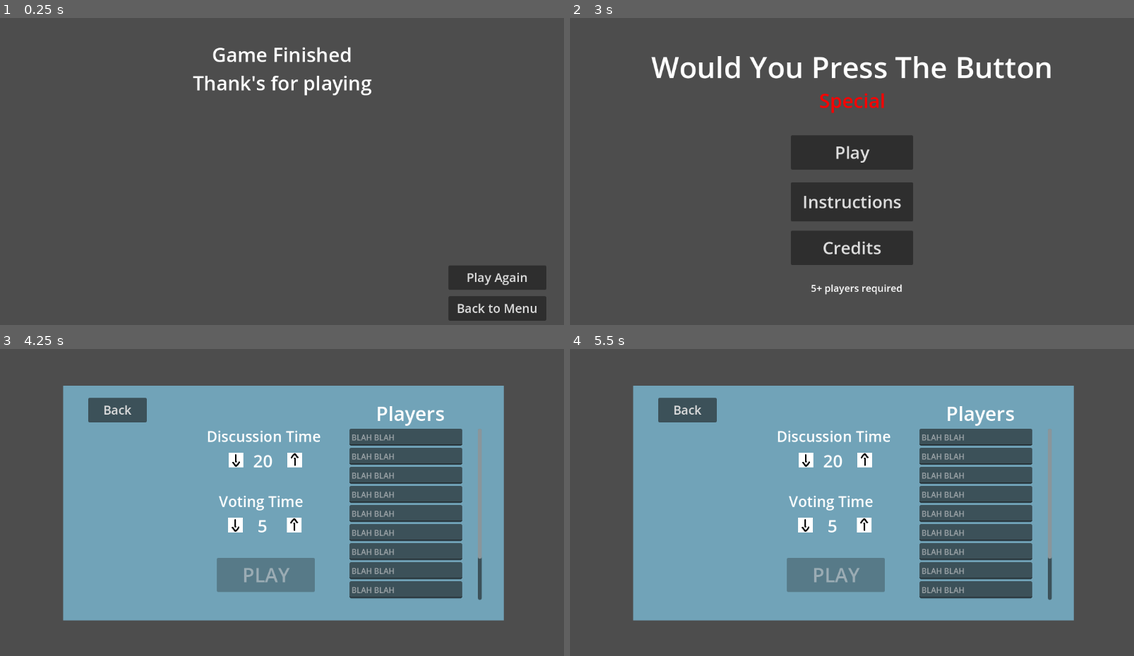
Above: before the commit, frames 1-4 (two rows, left to right).
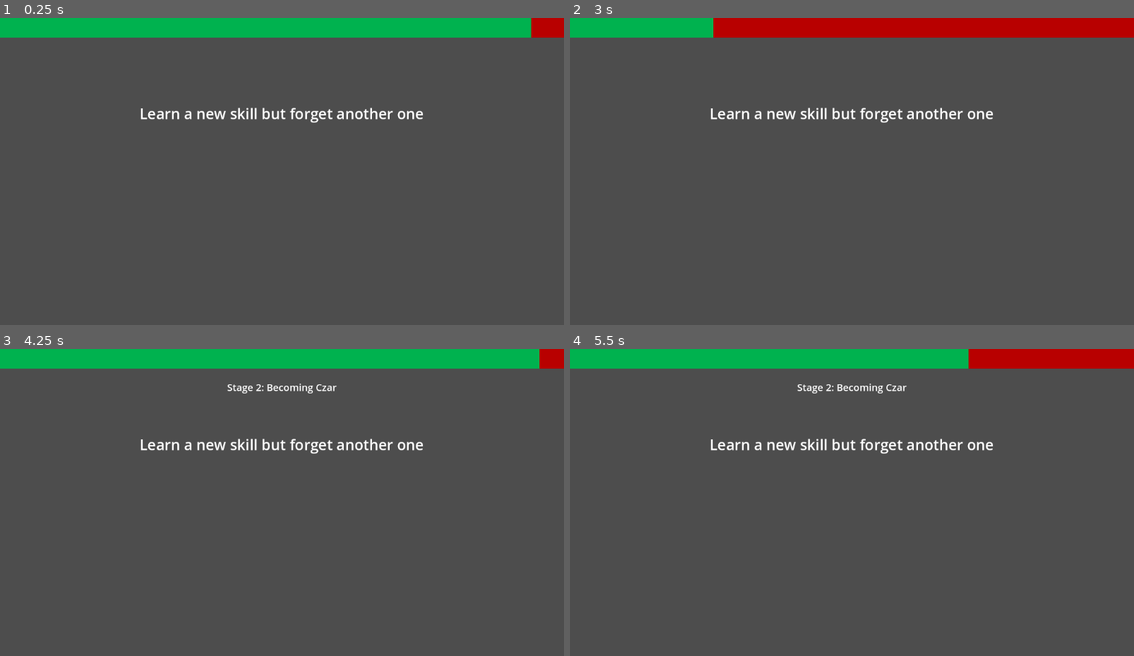
Above: after the commit, the same moments.

Repository: Beepered/WouldYouPressTheButton-Special
Game: Godot game, scene res://scenes/PlayScene.tscn
The game is run twice, just before and just after one commit, with the same random seed, the same clock (stepped at 60 frames per second) and the same inputs. This scene is started directly instead of the project's main scene.
Inputs (mouse positions are in pixels of both pictures, inside the frame that each line leads up to):
- Up to frame 1 (0.25 s): no input
- Up to frame 2 (3 s): click (1066, 278) at 0.5 s, where only the run before the commit has a clickable "Play Again"; click (1066, 278) at 1.25 s, where only the run before the commit has a clickable "Play Again"; click (1066, 278) at 2 s, where only the run before the commit has a clickable "Play Again"; click (1066, 309) at 2.75 s, where only the run before the commit has a clickable "Back to Menu"
- Up to frame 3 (4.25 s): click (282, 484) at 3.5 s, where only the run before the commit has a clickable "Play"
- Up to frame 4 (5.5 s): move the mouse to (806, 459) at 4.27 s; click (806, 459) at 4.42 s; move the mouse to (863, 459) at 5.02 s; click (863, 459) at 5.17 s

The runs differ from the first frame. In frame 1, 11% of the frame differs, in the area x 0-100%, y 0-99%; in frame 2, 17%; in frame 3, 57%, in the area x 0-100%, y 0-89%; in frame 4, 57%.
Error after the commit: Invalid access of index '0' on a base object of type: 'Array'. (res://scripts/play/play_controller.gd:175)

Commit message:
rename discussion script and put on PlayScene

Diff:
--- a/wouldyoupressthebutton-special/prefabs/tiddle.tscn
+++ b/wouldyoupressthebutton-special/prefabs/tiddle.tscn
@@ -9,19 +9,18 @@
 anchor_right = 0.5
 anchor_bottom = 0.5
 offset_left = -25.0
-offset_top = -20.0
+offset_top = -19.9999
 offset_right = 25.0
-offset_bottom = -10.0
+offset_bottom = -9.99994
 grow_horizontal = 2
 grow_vertical = 2
 rotation = 3.14159
 pivot_offset = Vector2(25, 10)
 
 [node name="score" type="Label" parent="."]
-offset_left = -30.0
-offset_top = 2.0
-offset_right = 30.0
-offset_bottom = 37.0
+offset_left = -40.0
+offset_right = 40.0
+offset_bottom = 35.0
 theme_override_font_sizes/font_size = 25
 text = "0"
 horizontal_alignment = 1
@@ -29,10 +28,11 @@
 
 [node name="name" type="Label" parent="."]
 offset_left = -78.0
-offset_top = 33.0
+offset_top = 33.0001
 offset_right = 82.0
-offset_bottom = 63.0
-theme_override_font_sizes/font_size = 20
+offset_bottom = 63.0001
+theme_override_font_sizes/font_size = 18
 text = "player name"
 horizontal_alignment = 1
 vertical_alignment = 1
+autowrap_mode = 3
--- a/wouldyoupressthebutton-special/scenes/PlayScene.tscn
+++ b/wouldyoupressthebutton-special/scenes/PlayScene.tscn
@@ -1,7 +1,7 @@
 [gd_scene load_steps=13 format=3 uid="uid://bxed8hhwxeufi"]
 
 [ext_resource type="PackedScene" uid="uid://c3fiwj01jj0ip" path="res://prefabs/prompt_reader.tscn" id="1_mfmib"]
-[ext_resource type="Script" path="res://scripts/play/discussion.gd" id="1_o8j0k"]
+[ext_resource type="Script" path="res://scripts/play/play_controller.gd" id="1_o8j0k"]
 [ext_resource type="PackedScene" uid="uid://db432jeviyawg" path="res://prefabs/tiddle.tscn" id="3_qt80k"]
 [ext_resource type="Script" path="res://scripts/play/game_end.gd" id="4_aeehb"]
 
@@ -30,15 +30,17 @@
 bg_color = Color(0.644292, 0.853536, 0.788677, 1)
 
 [node name="PlayScene" type="Node2D"]
+script = ExtResource("1_o8j0k")
+rankTiddle = ExtResource("3_qt80k")
 
 [node name="PromptReader" parent="." instance=ExtResource("1_mfmib")]
 
 [node name="Timer" type="Timer" parent="."]
 one_shot = true
 
-[node name="CanvasLayer" type="CanvasLayer" parent="."]
-
-[node name="ProgressBar" type="ProgressBar" parent="CanvasLayer"]
+[node name="MainCanvas" type="CanvasLayer" parent="."]
+
+[node name="ProgressBar" type="ProgressBar" parent="MainCanvas"]
 anchors_preset = 5
 anchor_left = 0.5
 anchor_right = 0.5
@@ -51,7 +53,7 @@
 value = 9.15
 show_percentage = false
 
-[node name="title" type="Label" parent="CanvasLayer"]
+[node name="title" type="Label" parent="MainCanvas"]
 anchors_preset = 5
 anchor_left = 0.5
 anchor_right = 0.5
@@ -66,7 +68,7 @@
 vertical_alignment = 1
 autowrap_mode = 2
 
-[node name="prompt" type="Label" parent="CanvasLayer"]
+[node name="prompt" type="Label" parent="MainCanvas"]
 anchors_preset = 5
 anchor_left = 0.5
 anchor_right = 0.5
@@ -81,7 +83,7 @@
 vertical_alignment = 1
 autowrap_mode = 3
 
-[node name="instructions" type="Label" parent="CanvasLayer"]
+[node name="instructions" type="Label" parent="MainCanvas"]
 anchors_preset = 8
 anchor_left = 0.5
 anchor_top = 0.5
@@ -101,8 +103,6 @@
 
 [node name="Discussion" type="CanvasLayer" parent="."]
 visible = false
-script = ExtResource("1_o8j0k")
-rankTiddle = ExtResource("3_qt80k")
 
 [node name="SkipButton" type="Button" parent="Discussion"]
 visible = false
@@ -140,7 +140,6 @@
 text = "No"
 
 [node name="Game End" type="CanvasLayer" parent="."]
-visible = false
 script = ExtResource("4_aeehb")
 
 [node name="Title" type="Label" parent="Game End"]
@@ -157,16 +156,36 @@
 Thank's for playing"
 horizontal_alignment = 1
 
+[node name="winner" type="Label" parent="Game End"]
+anchors_preset = 7
+anchor_left = 0.5
+anchor_top = 1.0
+anchor_right = 0.5
+anchor_bottom = 1.0
+offset_left = -300.0
+offset_top = -148.0
+offset_right = 300.0
+offset_bottom = -35.0
+grow_horizontal = 2
+grow_vertical = 0
+theme_override_colors/font_color = Color(0.781364, 0.703021, 0.371483, 1)
+theme_override_colors/font_shadow_color = Color(0, 0, 0, 1)
+theme_override_font_sizes/font_size = 40
+text = "X
+was the best convincer"
+horizontal_alignment = 1
+vertical_alignment = 1
+
 [node name="PlayAgain" type="Button" parent="Game End"]
 anchors_preset = 7
 anchor_left = 0.5
 anchor_top = 1.0
 anchor_right = 0.5
 anchor_bottom = 1.0
-offset_left = 340.0
-offset_top = -142.0
-offset_right = 540.0
-offset_bottom = -92.0
+offset_left = 347.0
+offset_top = -145.0
+offset_right = 547.0
+offset_bottom = -95.0
 grow_horizontal = 2
 grow_vertical = 0
 theme_override_font_sizes/font_size = 25
@@ -178,14 +197,17 @@
 anchor_top = 1.0
 anchor_right = 0.5
 anchor_bottom = 1.0
-offset_left = 340.0
-offset_top = -79.0
-offset_right = 540.0
-offset_bottom = -29.0
+offset_left = 347.0
+offset_top = -82.0
+offset_right = 547.0
+offset_bottom = -32.0
 grow_horizontal = 2
 grow_vertical = 0
 theme_override_font_sizes/font_size = 25
 text = "Back to Menu"
+
+[node name="rank tiddle" parent="Game End" instance=ExtResource("3_qt80k")]
+position = Vector2(580, 420)
 
 [connection signal="timeout" from="Timer" to="Discussion" method="_on_timer_timeout"]
 [connection signal="pressed" from="Game End/PlayAgain" to="Game End" method="_on_play_again_pressed"]
--- a/wouldyoupressthebutton-special/scripts/play/discussion.gd
+++ b/wouldyoupressthebutton-special/scripts/play/play_controller.gd
@@ -1,22 +1,23 @@
-extends CanvasLayer
-
-@onready var promptReader = $"../PromptReader"
-
-@onready var timer = $"../Timer"
-
-@onready var mainCanvas = $"../CanvasLayer"
-@onready var progressBar = $"../CanvasLayer/ProgressBar"
-@onready var title = $"../CanvasLayer/title"
-@onready var prompt = $"../CanvasLayer/prompt"
-@onready var instructions = $"../CanvasLayer/instructions"
-
-@onready var skipButton = $SkipButton
-
-@onready var voteCanvas = $"../Voting"
-@onready var voteButton = $"../Voting/YesButton"
-@onready var noButton = $"../Voting/NoButton"
-
-@onready var endCanvas = $"../Game End"
+extends Node2D
+
+@onready var promptReader = $PromptReader
+
+@onready var timer = $Timer
+
+@onready var mainCanvas = $MainCanvas
+@onready var progressBar = $MainCanvas/ProgressBar
+@onready var title = $"MainCanvas/title"
+@onready var prompt = $"MainCanvas/prompt"
+@onready var instructions = $"MainCanvas/instructions"
+
+@onready var skipButton = $Discussion/SkipButton
+
+@onready var voteCanvas = $Voting
+@onready var voteButton = $Voting/YesButton
+@onready var noButton = $"Voting/NoButton"
+
+@onready var endCanvas = $"Game End"
+@onready var winnerName = $"Game End/winner"
 
 @export var rankTiddle: PackedScene
 
@@ -55,10 +56,7 @@
 	randomize()
 	prompts.shuffle()
 
-	points["a"] = 10
-	points["s"] = 3
-	end_game()
-	#stage()
+	stage()
 
 func _process(_delta: float) -> void:
 	progressBar.value = (timer.time_left / timer.wait_time) * 100
@@ -225,27 +223,27 @@
 	]
 
 func rankings():
-	var ranking = ""
-
 	var maxTiddleHeight = get_viewport().size.y - 200
 
 	var count = 0
 	var spacing = 85
+	var leftSide = get_viewport().size.x / 2 - ((Global.playerNames.size()/2) * spacing)
+	var winner = Global.playerNames[0]
 	for player_name in Global.playerNames:
 		var tiddle = rankTiddle.instantiate()
-		var x = (get_viewport().size.x / 2 - ((Global.playerNames.size() / 2) * spacing)) + (count*spacing)
+		var x = leftSide + (count*spacing)
 		tiddle.position = Vector2(x, 420)
 		tiddle.get_node("bar").size.y = maxTiddleHeight - (maxTiddleHeight - points[player_name] * 15)
 		tiddle.get_node("score").text = str(points[player_name])
 		tiddle.get_node("name").text = player_name
 		add_child(tiddle)
+		if points[player_name] > points[winner]:
+			winner = player_name
 		count += 1
-
-	# Display the ranking list
-	prompt.text = ranking
+	winnerName.text = "%s\nwas the best convincer!" % [winner]
 
 func end_game() -> void:
-	rankings()
 	mainCanvas.visible = false
 	endCanvas.visible = true
-	timer.stop()
+	rankings()
+	timer.stop()
